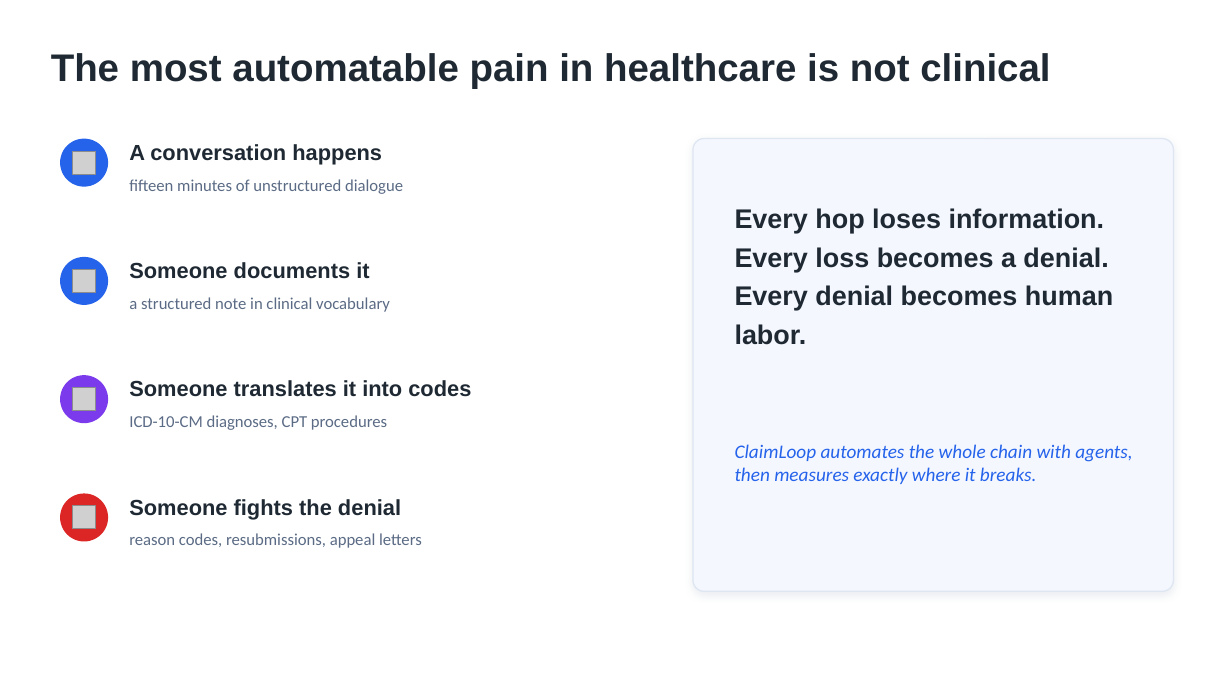
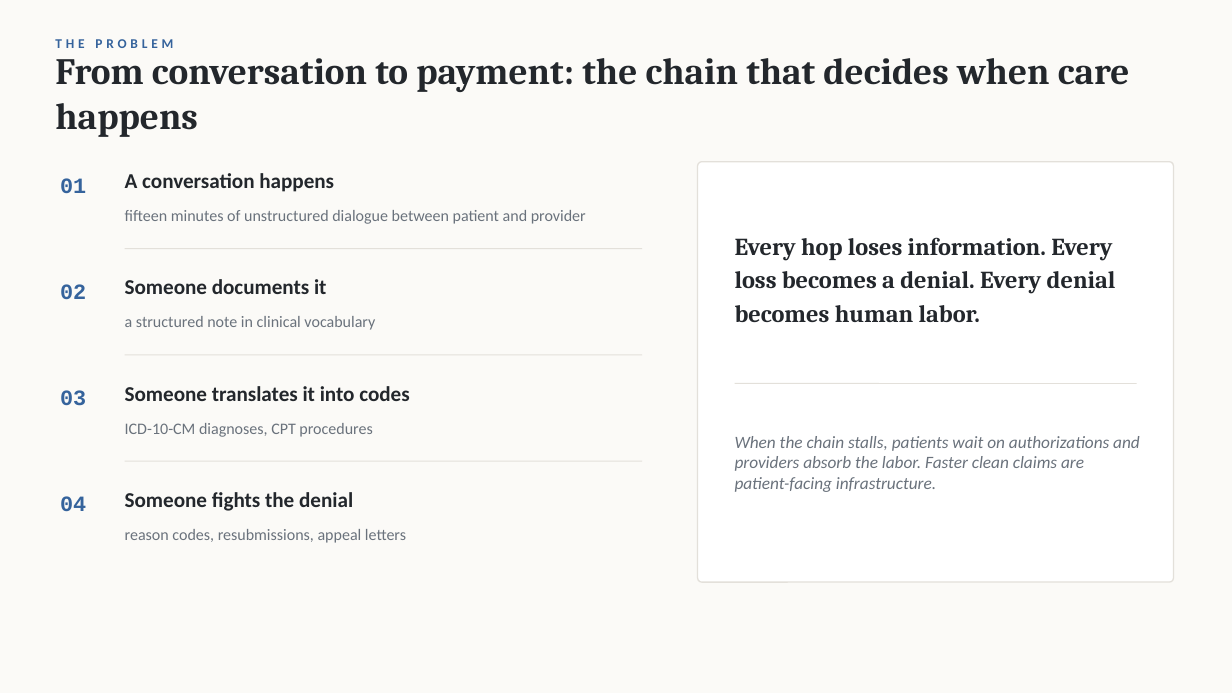
Before and after one commit to AbdullahAbdelKhalek/claimloop-healthcare-agent, a slide deck: slide 2 of slides/claimloop-slides.pptx. Drawn at 1232x693 pixels with LibreOffice and Linux fonts; fonts in the diff are those of the drawing; grey boxes stand for pictures. Boxes give left, top, right and bottom in pixels: in the first picture for what was removed or moved away, otherwise in the second. Text is boxed around its words. In the diff, an @@ line names an element or a change of style, - is before the commit and + after.

```diff
--- a/slides/claimloop-slides.pptx
+++ b/slides/claimloop-slides.pptx
@@ background #FFFFFF to #FBFAF7 @@
@@ text at <box>55,39,173,48</box>: text changed; size 30 to 10.5 pt; font Arial to Calibri; text colour #1F2933 to #35639C @@
-The most automatable pain in healthcare is not clinical
+THE PROBLEM
@@ text added at <box>55,58,1130,137</box>, 29 pt, text #23272C, bold @@
+From conversation to payment: the chain that decides when care happens
@@ ellipse removed at <box>60,139,108,187</box> @@
@@ text added at <box>60,178,86,193</box>, 17 pt, text #35639C, bold @@
+01
@@ picture removed at <box>73,152,96,175</box> @@
@@ size 17 to 16.5 pt, font Arial to Calibri, text colour #1F2933 to #23272C in 4 elements at <box>125,386,409,401</box>, <box>125,492,353,511</box>, <box>125,279,327,294</box>, <box>125,173,334,192</box> @@
@@ text "A conversation happens": place and size @@
-text "A conversation happens" at <box>129,144,382,164</box>
+text "A conversation happens" at <box>125,173,334,192</box>
@@ rounded rectangle: place and size @@
-rounded rectangle at <box>693,139,1174,592</box>
+rounded rectangle at <box>698,162,1174,582</box>
@@ rounded rectangle at <box>698,162,1174,582</box>: fill #F4F7FE to #FFFFFF; outline #DEE6F2 1 pt to #E3E0DA 1 pt; shadow off; proportions changed @@
@@ text at <box>125,210,586,224</box>: text changed; size 13 to 12.5 pt; text colour #5B6B85 to #6A727C @@
-fifteen minutes of unstructured dialogue
+fifteen minutes of unstructured dialogue between patient and provider
@@ text at <box>735,237,1116,322</box>: text changed; size 21 to 19 pt; font Arial to Cambria; text colour #1F2933 to #23272C @@
-Every hop loses information.
-Every loss becomes a denial.
-Every denial becomes human labor.
+Every hop loses information. Every loss becomes a denial. Every denial becomes human labor.
@@ ellipse removed at <box>60,257,108,305</box> @@
@@ text "Someone documents it": place and size @@
-text "Someone documents it" at <box>129,262,369,279</box>
+text "Someone documents it" at <box>125,279,327,294</box>
@@ line added from (125, 249) to (642, 249), #E3E0DA 0.75 pt @@
@@ text added at <box>60,284,86,299</box>, 17 pt, text #35639C, bold @@
+02
@@ picture removed at <box>73,270,96,293</box> @@
@@ size 13 to 12.5 pt, text colour #5B6B85 to #6A727C in 3 elements at <box>125,529,406,543</box>, <box>125,423,372,437</box>, <box>125,316,375,330</box> @@
@@ text "a structured note in clinical ...": place and size @@
-text "a structured note in clinical ..." at <box>129,297,390,312</box>
+text "a structured note in clinical ..." at <box>125,316,375,330</box>
@@ line added from (125, 355) to (642, 355), #E3E0DA 0.75 pt @@
@@ ellipse removed at <box>60,375,108,423</box> @@
@@ picture removed at <box>73,388,96,411</box> @@
@@ line added from (735, 384) to (1137, 384), #E3E0DA 0.75 pt @@
@@ text added at <box>60,390,86,406</box>, 17 pt, text #35639C, bold @@
+03
@@ text at <box>735,436,1140,492</box>: text changed; size 15 to 13.5 pt; text colour #2563EB to #6A727C @@
-ClaimLoop automates the whole chain with agents, then measures exactly where it breaks.
+When the chain stalls, patients wait on authorizations and providers absorb the labor. Faster clean claims are patient-facing infrastructure.
@@ line added from (125, 461) to (642, 461), #E3E0DA 0.75 pt @@
@@ ellipse removed at <box>60,494,108,542</box> @@
@@ text added at <box>60,496,86,511</box>, 17 pt, text #35639C, bold @@
+04
@@ picture removed at <box>73,506,96,530</box> @@
@@ text "Someone fights the denial": place and size @@
-text "Someone fights the denial" at <box>129,499,401,519</box>
+text "Someone fights the denial" at <box>125,492,353,511</box>
```
Also in this commit, not shown: 10 other slides changed, 1 slide added, 1 slide removed, 9 other files.
